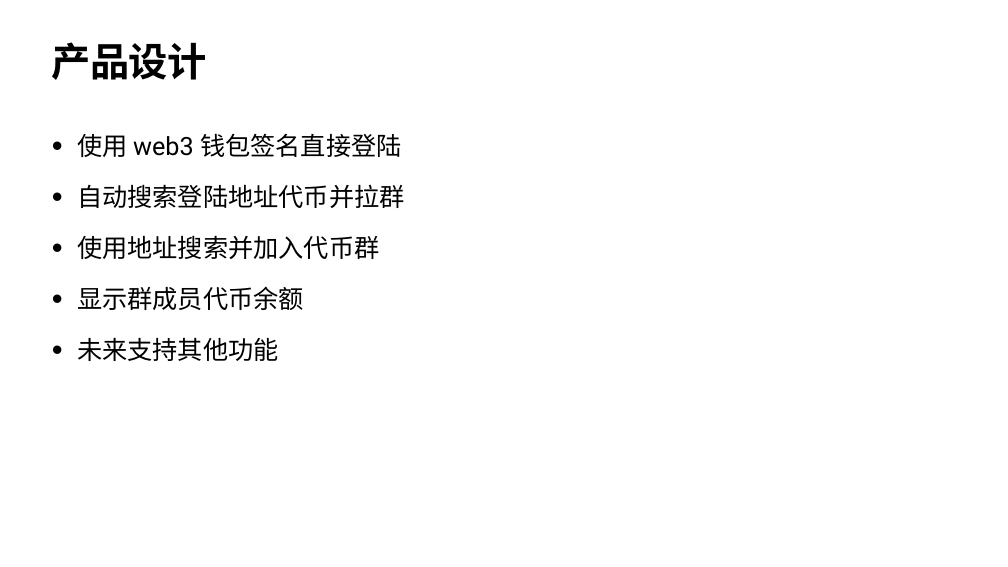
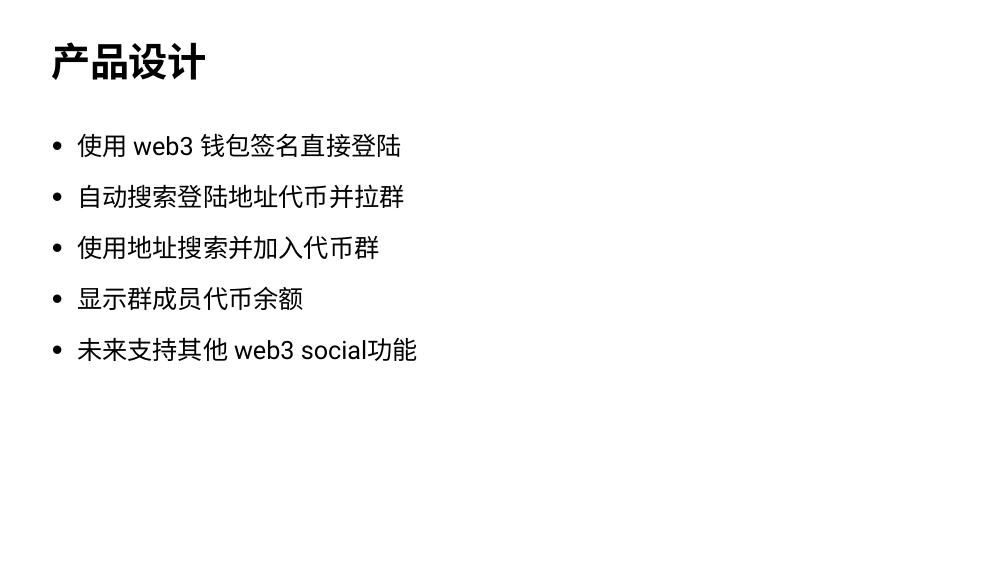
Before and after one commit to 33357/unichat-demo, a slide deck: slide 2 of unichat.pptx. Drawn at 1008x567 pixels with LibreOffice and Linux fonts; fonts in the diff are those of the drawing; background and template pictures are left out. Boxes give left, top, right and bottom in pixels: in the first picture for what was removed or moved away, otherwise in the second. Text is boxed around its words. In the diff, an @@ line names an element or a change of style, - is before the commit and + after.

Commit message:
update ppt

```diff
--- a/unichat.pptx
+++ b/unichat.pptx
@@ text at (77,338,418,361): text changed @@
-• 未来支持其他功能
+• 未来支持其他 web3 social功能
```
Also in this commit, not shown: 2 slides added, 1 other file.
